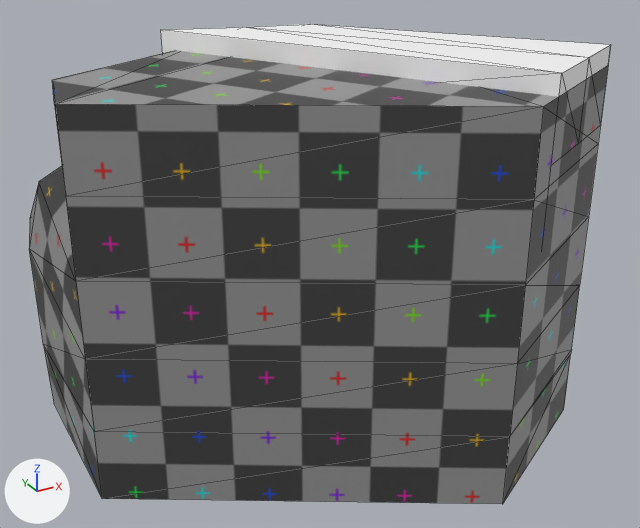
Two versions of the glTF model book_of_tiles_godot/models/blockouts/module-corner_land_cliff_big_stairs_003.glb, one commit apart.
The view is the same before and after, from a 50 mm lens placed at (-0.629, -1.172, 0.716), pointed at (-0.121, -0.248, 0.254). The lights are fixed; the arrows at lower left show +X, +Y and +Z. The picture after the commit comes second. Mesh edges are drawn as thin lines.

Names of what the first picture shows: 'module-corner_land_cliff_big_stairs_003'.
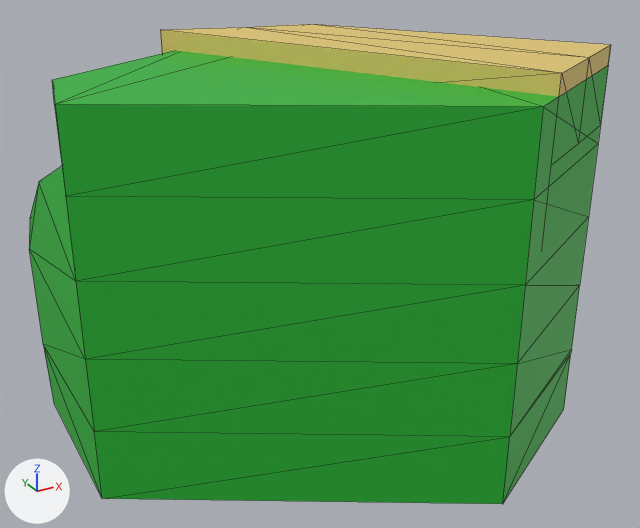
Patch to the scene script:
```diff
--- a/book_of_tiles_godot/models/blockouts/module-corner_land_cliff_big_stairs_003.glb.py
+++ b/book_of_tiles_godot/models/blockouts/module-corner_land_cliff_big_stairs_003.glb.py
@@ mat_mat_land @@
 mat_mat_land = principled_material('MAT_LAND')
-mat_mat_land.texture = img_untitled
+mat_mat_land.base_color = (0.0181, 0.461, 0.033)  # green #25b533
@@ mat_mat_path @@
 mat_mat_path = principled_material('MAT_PATH')
-mat_mat_path.base_color = (1.0, 1.0, 1.0)  # white #ffffff
+mat_mat_path.base_color = (0.8, 0.601, 0.166)  # yellow #e7cc71
```

What differs and where, as boxes [x1, y1, x2, y2] in the pictures (640 x 528 px):
'module-corner_land_cliff_big_stairs_003', surface changed, recoloured (grey to green): [29, 24, 611, 504] in both
